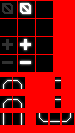
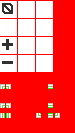
Comparing the layer stacks of the two 75px x 133px images. Changes:
painted on "New Layer#3" over <box>0,3,74,125</box>
painted on "Eingefügte Ebene-Kopie" over <box>2,3,71,125</box>
added layer "Eingefügte Ebene#2" above "Neue Ebene#1" over <box>4,88,56,125</box>
added layer "Neue Ebene#1" (60%) above "Neue Ebene#2" over <box>2,86,58,125</box>
added layer "Neue Ebene#2" (30%) above "Eingefügte Ebene#1" over <box>0,84,60,125</box>
hid "Eingefügte Ebene" over <box>0,1,74,125</box>
hid "Neue Ebene" over <box>0,1,74,125</box>
